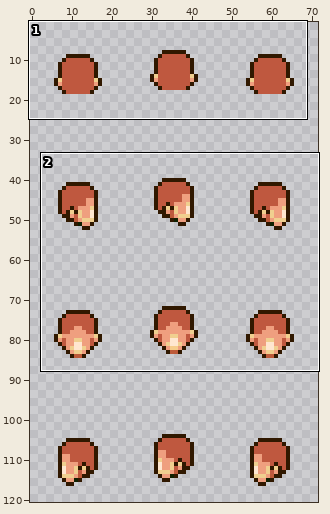
Sprite sheet: spriteData/09/3.gif. The picture above shows the old version from afar; the outline marks the close-up.
Close-up. The starting point:
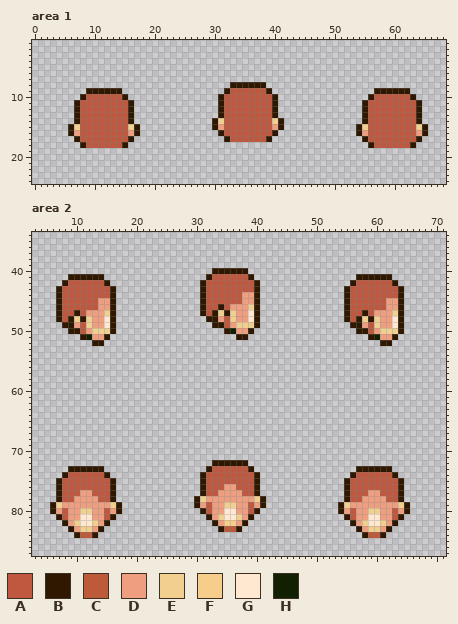
The file is 72x128 pixels. Colours within 5 levels of each other are drawn and written as one. Shown: area 1: x 0..68, y 1..24; area 2: x 3..71, y 34..87. The wide view leaves out empty margins. The commit also changed other parts of the picture, which this record leaves out.
Palette (. is transparent): A #bf583f  B #301800  C #bd5a39  D #ef9f7f  E #f0cf8f  F #f6cd8b  G #ffe7d0  H #102000
Once edited:
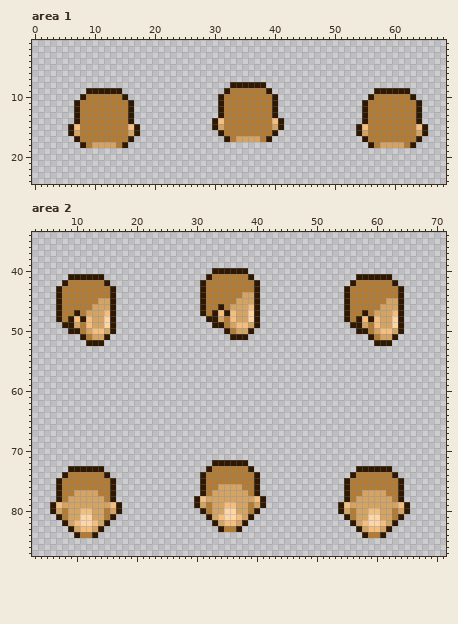
From old to new:
@@ palette @@
-A #bf583f
+A #b47b31
-D #ef9f7f
+D #d5a462
-E #f0cf8f
+E #f6bd7b
-G #ffe7d0
+G #ffd5a4
--- area 1
@@ x 0..68 @@
 16 ......BDAAAAAAAADB.............BAAAAAAAAB.............BDAAAAAAAADB...
-17 .......BAAAAAAAAB...............BAAAAAAB...............BAAAAAAAAB....
-18 ........BAAAAAAB........................................BAAAAAAB.....
+17 .......BAAAAAAAAB...............BADDDDAB...............BAAAAAAAAB....
+18 ........BADDDDAB........................................BADDDDAB.....
 19 .....................................................................
--- area 2
@@ x 3..71 @@
 44 ....BAAAAAAAAB..............BAAAAAADDB..............BAAAAAAAAB.......
-45 ....BAAAAAADDB..............BAAAAAADDB..............BAAAAAADDB.......
-46 ....BAAAAAADDB..............BAABADDDEB..............BAAAAAADDB.......
+45 ....BAAAAAADDB..............BAAAAADDDB..............BAAAAAADDB.......
+46 ....BAAAAADDDB..............BAABADDDEB..............BAAAAADDDB.......
 47 ....BAABADDDEB..............BABEBEDDGB..............BAABADDDEB.......
 48 ....BABEBEDDGB...............BBDAEDDGB..............BABEBEDDGB.......
-49 .....BBDAEDDGB................BBCDEEEB...............BBDAEDDGB.......
-50 ......BBCDEEEB..................BHDDB.................BBCDEEEB.......
-51 ........BHDDB.....................BB....................BHDDB........
-52 ..........BB..............................................BB.........
+49 .....BBDAEDDGB................BBADEEDB...............BBDAEDDGB.......
+50 ......BBADEEDB..................BADDB.................BBADEEDB.......
+51 ........BADDB....................BBB....................BADDB........
+52 .........BBB.............................................BBB.........
 53 .....................................................................
@@ x 3..71 @@
 75 ....BAAAAAAAAB..............BAAAAAAAAB..............BAAAAAAAAB.......
-76 ....BAAAAAAAAB..............BAAADDAAAB..............BAAAAAAAAB.......
-77 ....BAAADDAAAB..............BAADDDDAAB..............BAAADDAAAB.......
-78 ....BAADDDDAAB.............BEDDDDDDDDEB.............BAADDDDAAB.......
+76 ....BAAAAAAAAB..............BAADDDDAAB..............BAAAAAAAAB.......
+77 ....BAADDDDAAB..............BADDDDDDAB..............BAADDDDAAB.......
+78 ....BADDDDDDAB.............BEDDDDDDDDEB.............BADDDDDDAB.......
 79 ...BEDDDDDDDDEB............BDADDEEDDADB............BEDDDDDDDDEB......
@@ x 3..71 @@
 81 ....BADDGGDDAB...............BDEGGEDB...............BADDGGDDAB.......
-82 .....BDEGGEDB.................BDFFDB.................BDEGGEDB........
-83 ......BDEEDB...................BCCB...................BDEEDB.........
-84 .......BCCB............................................BCCB..........
+82 .....BDEGGEDB.................BDEEDB.................BDEGGEDB........
+83 ......BDEEDB...................BAAB...................BDEEDB.........
+84 .......BAAB............................................BAAB..........
 85 .....................................................................
